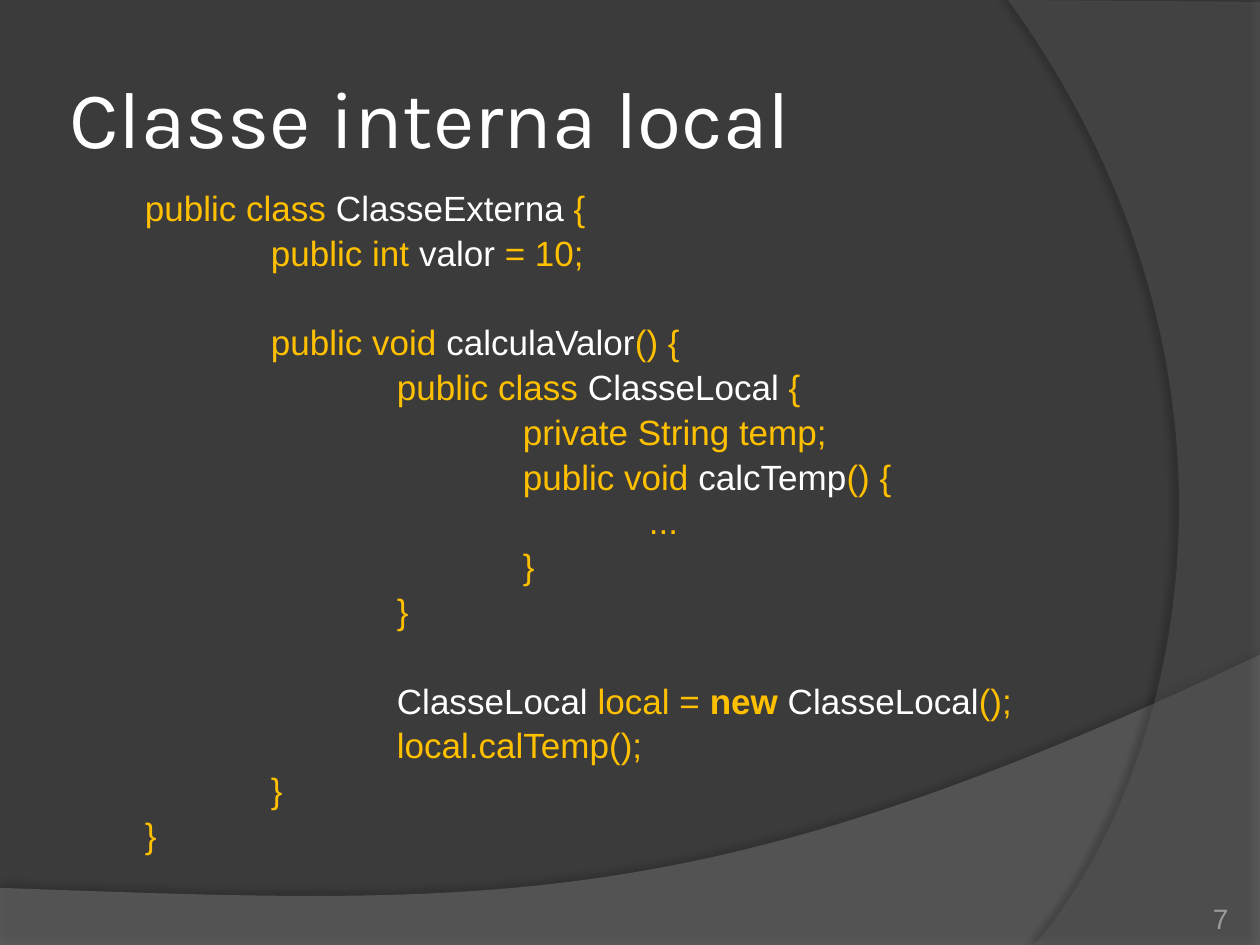
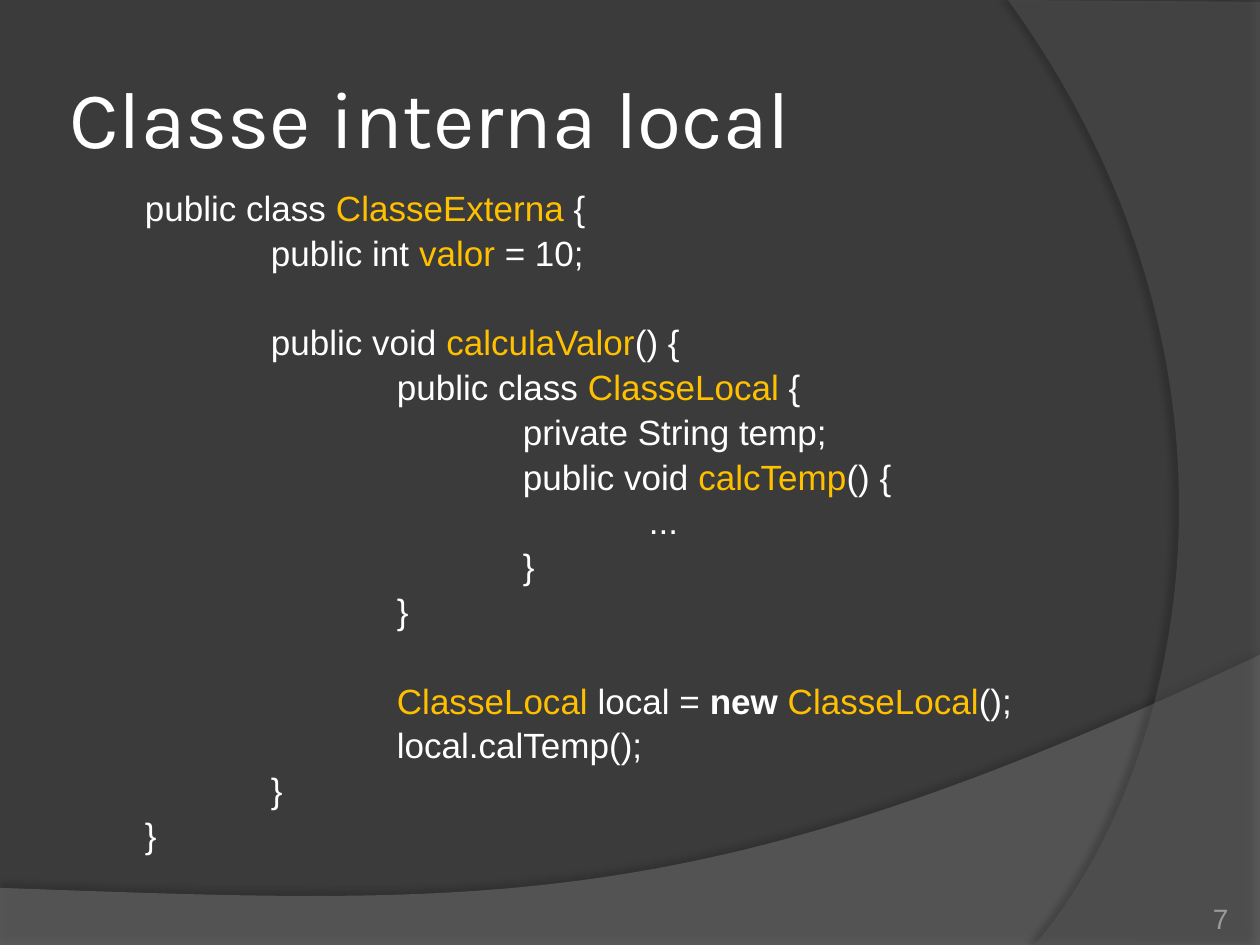
Before and after one commit to duchesqui/slzvieira-training, a slide deck: slide 7 of trunk/2-Java-Programmer-Modulo-II/01.Capitulo01.pptx. Drawn at 1260x945 pixels with LibreOffice and Linux fonts; fonts in the diff are those of the drawing. Boxes give left, top, right and bottom in pixels: in the first picture for what was removed or moved away, otherwise in the second. Text is boxed around its words. In the diff, an @@ line names an element or a change of style, - is before the commit and + after.

```diff
--- a/trunk/2-Java-Programmer-Modulo-II/01.Capitulo01.pptx
+++ b/trunk/2-Java-Programmer-Modulo-II/01.Capitulo01.pptx
@@ text "public class ClasseExterna {" at [145, 195, 1012, 765]: text colour #FFC000 to #FFFFFF in "public class {", "public int = 10;", "public void calculaValor() {", "public class {" and 9 more places; text colour #FFFFFF to #FFC000 in "ClasseExterna", "valor", "calculaValor()", "ClasseLocal" and 2 more places @@
```
Also in this commit, not shown: 9 other slides changed, 11 other files.
